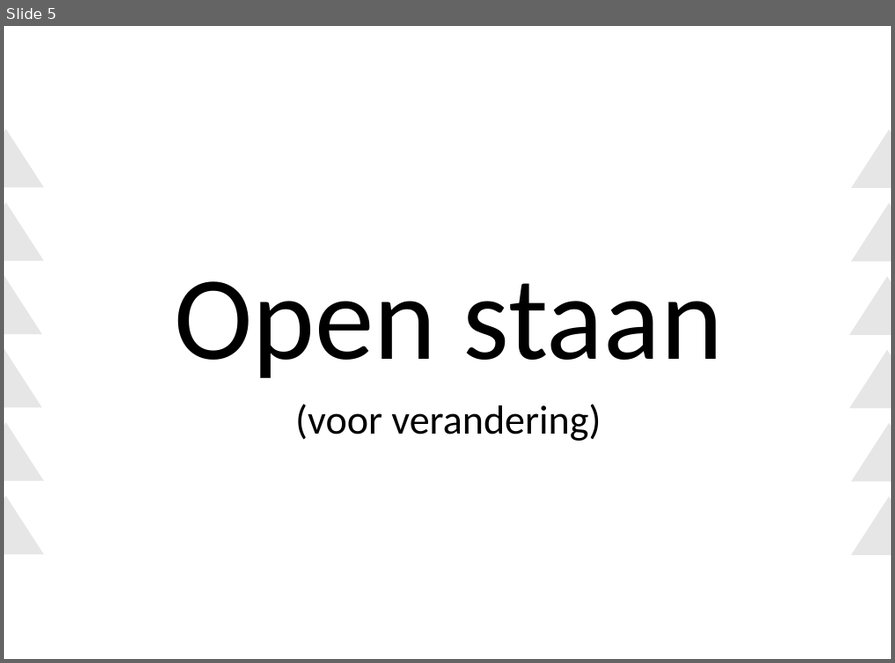
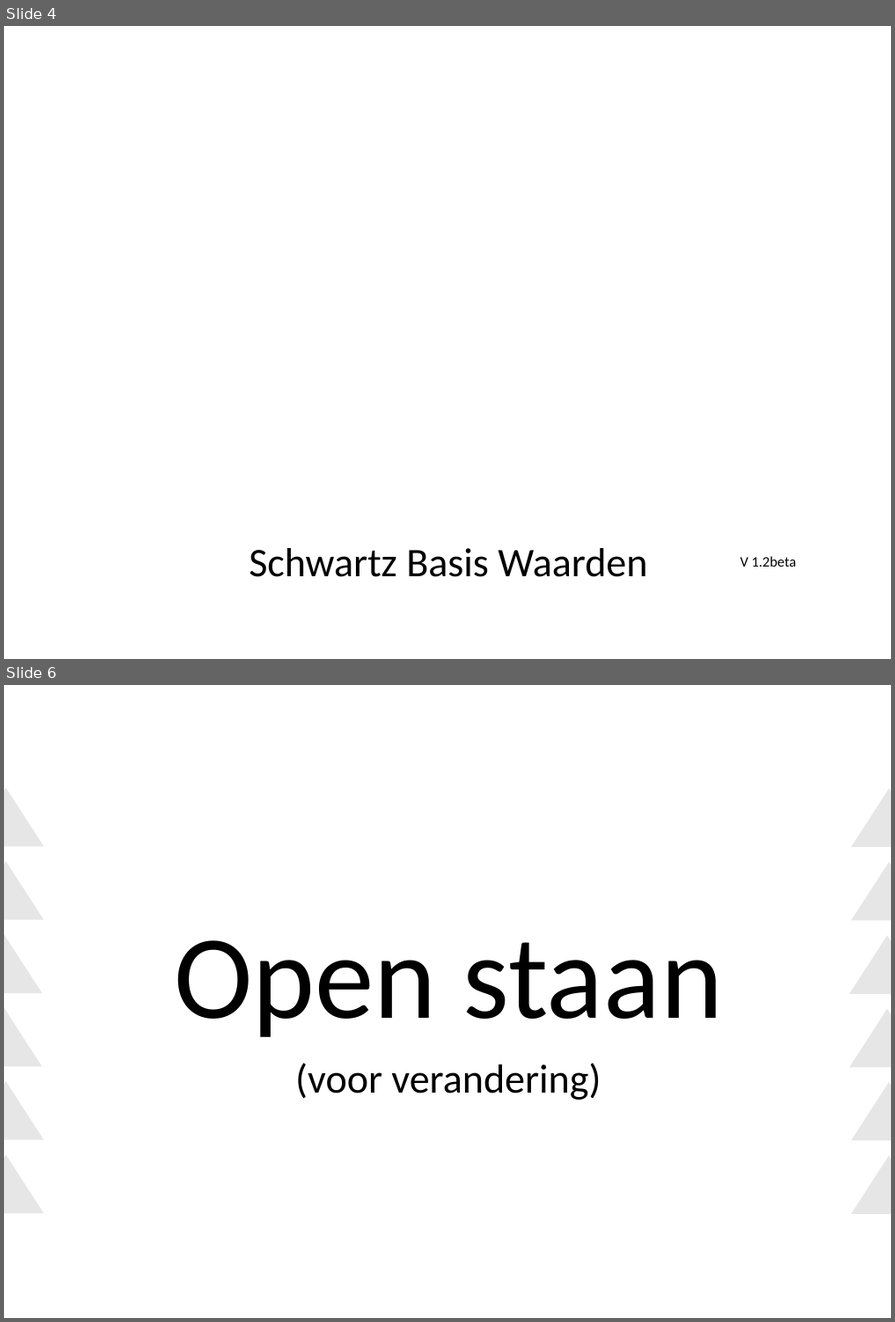
Before and after one commit to ScrumFacilitators/Schwartz-Universal-Values, a slide deck: Schwartz Basis Menselijke Waarden.pptx. Shown one above the other, each under a label of ours: slide 5 before the commit, slides 4 and 6 after it; the slides between them are not shown. The pictures are 895x663 and 895x1322 pixels, drawn with LibreOffice and Linux fonts; fonts in the diff are those of the drawing; background and template pictures are left out. Boxes give left, top, right and bottom in pixels: in the first picture for what was removed or moved away, otherwise in the second. Text is boxed around its words. In the diff, an @@ line names an element or a change of style, - is before the commit and + after.

```diff
--- a/Schwartz Basis Menselijke Waarden.pptx
+++ b/Schwartz Basis Menselijke Waarden.pptx
@@ slide 4 added at [4, 26, 891, 659], background picture (left out) @@
@@ text added at [249, 548, 647, 577], 28 pt, text #000000 @@
+Schwartz Basis Waarden
@@ text added at [741, 556, 797, 566], 10 pt, text #000000 @@
+V 1.2beta
@@ what was slide 5 is now slide 6 @@
```
Also in this commit, not shown: 3 slides changed.
